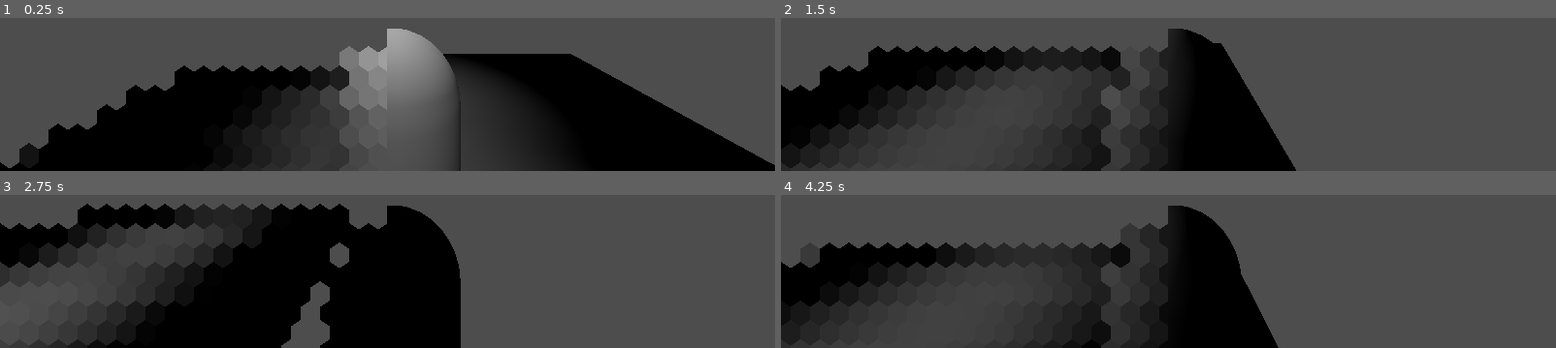
Above: before the commit, frames 1-4 (two rows, left to right).
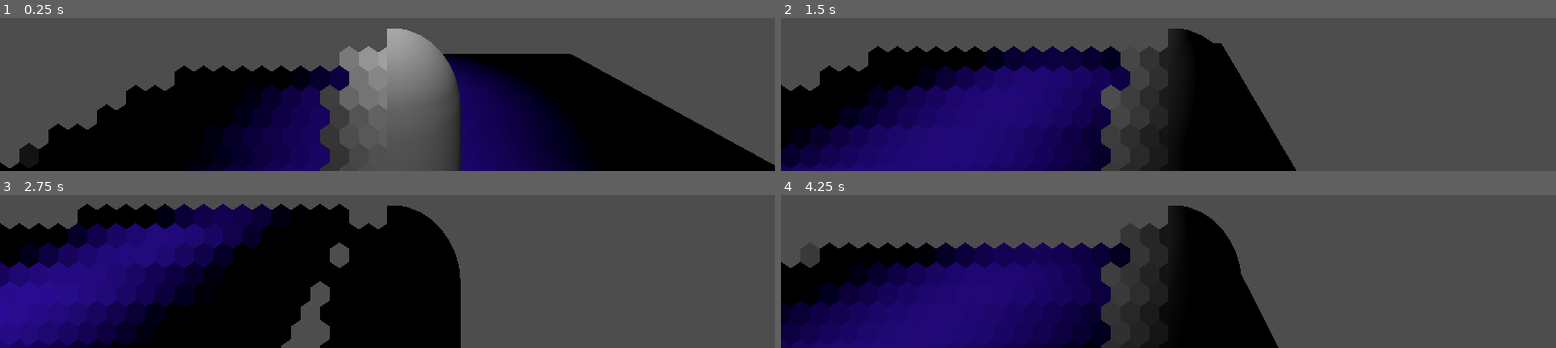
Above: after the commit, the same moments.

Repository: SCRIPTERBLOX/PaintingShaderTest
Game: Godot game, scene res://main.tscn
Same seed, same stepped clock (60 frames per second), same inputs: the game is played once before the commit and once after it.
Inputs:
- Up to frame 1 (0.25 s): no input
- Up to frame 2 (1.5 s): tap Enter at 0.5 s; hold Right (ui_right) 0.53-1.28 s; hold Down (ui_down) from 1.28 s (still down)
- Up to frame 3 (2.75 s): release Down (ui_down) at 2.03 s; hold Right (ui_right) from 2.03 s (still down)
- Up to frame 4 (4.25 s): release Right (ui_right) at 2.78 s; hold Up (ui_up) 2.78-3.53 s; hold Left (ui_left) from 3.53 s (still down)

The runs differ from the first frame. In frame 1, 13% of the frame differs, in the area x 28-73%, y 26-100%; in frame 2, 24%, in the area x 0-46%, y 18-100%; in frame 3, 18%; in frame 4, 22%.

Commit message:
Averaging the colors has a cool result

Diff:
--- a/main.tscn
+++ b/main.tscn
@@ -1,13 +1,17 @@
-[gd_scene load_steps=6 format=3 uid="uid://do1p0nag3j6kf"]
+[gd_scene load_steps=7 format=3 uid="uid://do1p0nag3j6kf"]
 
 [ext_resource type="Shader" uid="uid://o3vrcpof8vo2" path="res://painting_look.gdshader" id="1_ig7tw"]
 [ext_resource type="Script" uid="uid://dqds3u5urrfti" path="res://character_controler.gd" id="2_0xm2m"]
 
+[sub_resource type="StandardMaterial3D" id="StandardMaterial3D_0xm2m"]
+albedo_color = Color(0.285111, 0.00601577, 1, 1)
+
 [sub_resource type="BoxMesh" id="BoxMesh_7dm0k"]
+material = SubResource("StandardMaterial3D_0xm2m")
 
 [sub_resource type="ShaderMaterial" id="ShaderMaterial_0xm2m"]
 shader = ExtResource("1_ig7tw")
-shader_parameter/size = Vector2(12, 12)
+shader_parameter/diagonal_square_radius = 5
 
 [sub_resource type="CapsuleMesh" id="CapsuleMesh_h2yge"]
 
